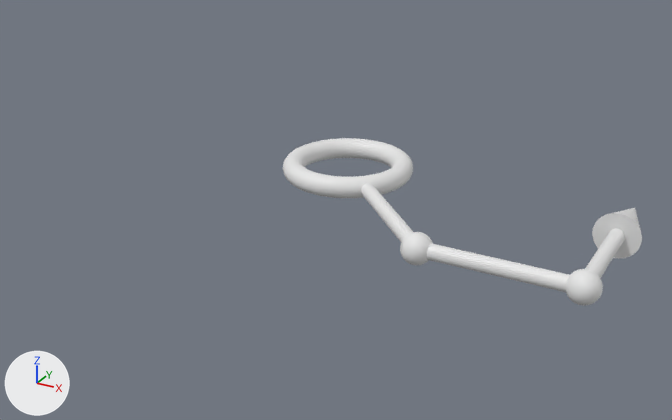
Two versions of the OBJ model Assets/Modules/Azure/Assets/Arrows/Arrow-124.obj, one commit apart.
The view is the same before and after, from a 50 mm lens placed at (2.99, -5.61, 2.44), pointed at (0.09, -0.35, -0.19). Arrows for +X, +Y and +Z are at lower left; the lights stay in place. Where no turn or scale is listed for an object, it has been applied to the vertices. Vertices at the same position are counted once.

In view in the first picture: 'Arrow-124'.
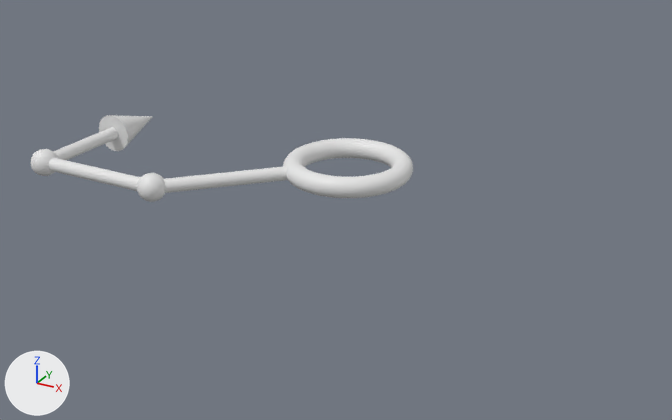
Changed parts and their boxes (x1, y1, x2, y2) in the pictures (672 x 420 px; the box of a moved part takes in the faces that stretch with it):
'Arrow-124', reshaped (6% wider, 48% shorter)
    before: (283, 138, 642, 306)
    after: (31, 115, 413, 202)
part 1 of me_arrow_124, moved or reshaped
    before: (361, 183, 625, 292)
    after: (48, 127, 287, 193)
part 2 of me_arrow_124, moved or reshaped
    before: (592, 208, 642, 259)
    after: (99, 115, 153, 151)
part 3 of me_arrow_124, added
    after: (137, 173, 165, 202)
part 4 of me_arrow_124, added
    after: (31, 149, 58, 176)
part 5 of me_arrow_124, deleted
    before: (566, 269, 603, 306)
part 6 of me_arrow_124, deleted
    before: (400, 232, 433, 265)

Edits to the bpy script that builds the scene:
```text
Change me_arrow_124:
    used by ob_arrow_124; location = (0.0, 0.0, 0.0)
    remove me_arrow_124.from_pydata(...)  # 3265 vertices, 3143 faces; spans x -0.47..2.15, y -1.1..0.47, z -0.15..0.15
    add me_arrow_124.from_pydata(...)  # 3263 vertices, 3143 faces; spans x -2.15..0.47, y -1.1..0.47, z -0.15..0.15
    me_arrow_124 part 1: the loose piece of 188 vertices spanning x 0.25..2.05, y -1.05..0.0, z -0.05..0.05 is turned 180 degrees about the y axis through the mesh origin
    me_arrow_124 part 2: the loose piece of 33 vertices spanning x 1.85..2.15, y -0.25..0.25, z -0.15..0.15 is turned 180 degrees about the y axis through the mesh origin
    me_arrow_124 part 3: a new loose piece of 1009 vertices spanning x -1.1..-0.9, y -1.1..-0.9, z -0.1..0.1
    me_arrow_124 part 4: a new loose piece of 1009 vertices spanning x -2.1..-1.9, y -1.1..-0.9, z -0.1..0.1
    me_arrow_124 part 5: the loose piece of 1010 vertices spanning x 1.9..2.1, y -1.1..-0.9, z -0.1..0.1 is deleted
    me_arrow_124 part 6: the loose piece of 1010 vertices spanning x 0.9..1.1, y -1.1..-0.9, z -0.1..0.1 is deleted
```
